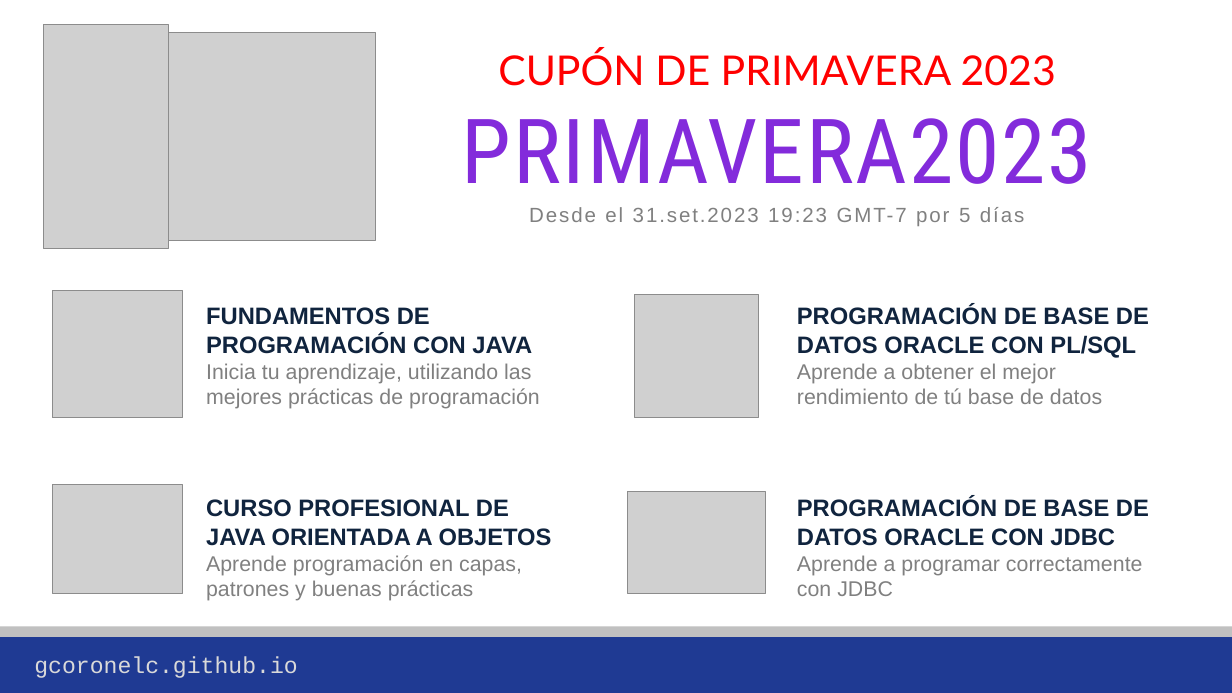
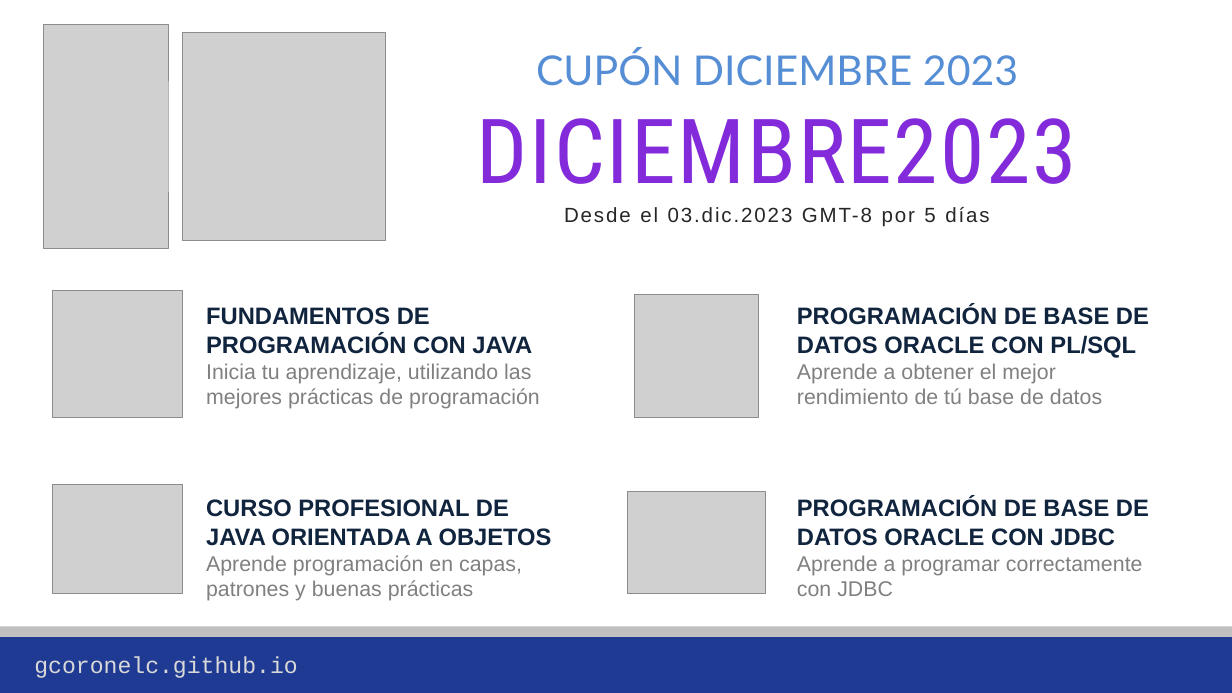
Before and after one commit to gcoronelc/gcoronelc.github.io, a slide deck: slide 1 of img/Publicidad.pptx. Drawn at 1232x693 pixels with LibreOffice and Linux fonts; fonts in the diff are those of the drawing; grey boxes stand for pictures; background and template pictures are left out. Boxes give left, top, right and bottom in pixels: in the first picture for what was removed or moved away, otherwise in the second. Text is boxed around its words. In the diff, an @@ line names an element or a change of style, - is before the commit and + after.

```diff
--- a/img/Publicidad.pptx
+++ b/img/Publicidad.pptx
@@ picture: place and size @@
-picture at box(168, 33, 375, 240)
+picture at box(182, 33, 385, 240)
@@ text at box(477, 49, 1077, 227): text changed; text colour #808080 to #262626 @@
-CUPÓN DE PRIMAVERA 2023
-PRIMAVERA2023
-Desde el 31.set.2023 19:23 GMT-7 por 5 días
+CUPÓN DICIEMBRE 2023
+DICIEMBRE2023
+Desde el 03.dic.2023 GMT-8 por 5 días
```
Also in this commit, not shown: 1 other slide changed, 3 other files.
